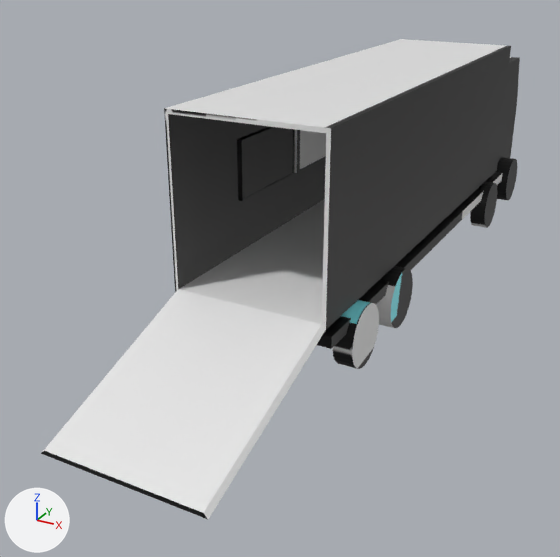
The Blender file Photon/Assets/models/FBI_Truck/FBI_Truck.blend, before and after one commit.
Before and after are seen from a camera (50 mm lens) standing at (10.5, -26.1, 11.8) and looking at (-1.9, -3.5, 0.6). The lights are fixed; the arrows at lower left show +X, +Y and +Z.

The first picture shows 'FBI_Truck'.
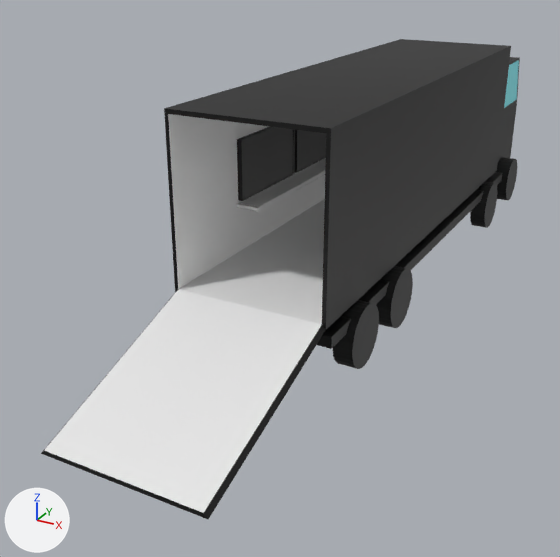
Where the change shows, as pixel boxes (x1, y1, x2, y2) in the pictures (560 x 557 px):
part 1 of me_cylinder, added: after (237, 158, 326, 212)
part 2 of me_cylinder, surface changed: (41, 39, 520, 519) in both

Edits to the bpy script that builds the scene:
```text
Change me_cylinder:
    used by ob_fbi_truck; location = (2.54, 10.78, 1.25); rotation_euler = (0.0, 1.571, 0.0), in degrees (0, 90, 0); scale = (1.0, 1.0, 0.314)
    remove me_cylinder.from_pydata(...)  # 648 vertices, 398 faces; spans x -6.4..1.2, y -25.7..2.3, z -17.3..1.0
    add me_cylinder.from_pydata(...)  # 656 vertices, 404 faces; spans x -6.4..1.2, y -25.7..2.3, z -17.3..1.0
    me_cylinder part 1: a new loose piece, a box spanning x -2.7..-2.55, y -16.4..-5.11, z -15.71..-13.02, in mat_material_001 (picture img_truck_texture)
    me_cylinder part 2: 370 kept faces spanning x -6.4..1.2, y -25.7..2.3, z -17.3..1.0 get new texture (UV) coordinates
```
